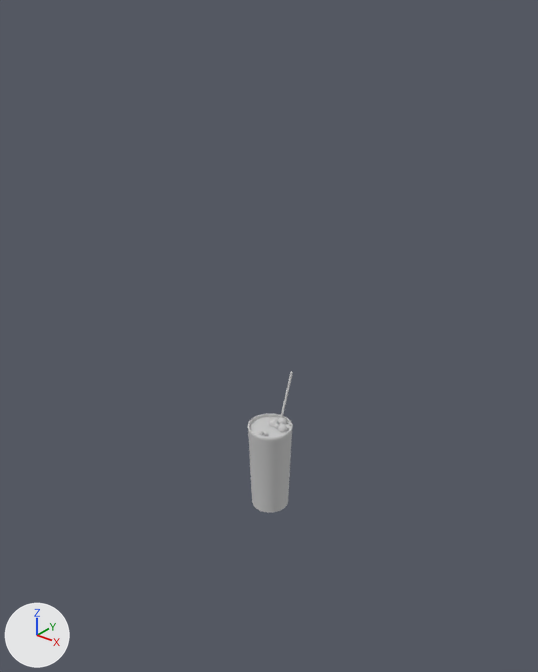
One commit to the FBX model RacoonSquad/Assets/Meshes/SM_Smoothie.FBX: the scene before it, then after it.
Rendered twice from a camera (50 mm lens) standing at (0.41, -0.514, 0.519) and looking at (-0.02, 0.023, 0.186). The axes (+X, +Y, +Z) are drawn at lower left. The lights are the same throughout.

Script lines for the objects in view, before the commit:
```python
me_mesh = bpy.data.meshes.new('Mesh')
me_mesh.from_pydata(...)  # 3972 vertices, 7904 faces; spans x -2.36..2.36, y 0.0..14.5, z -3.87..2.32
me_mesh.materials.append(mat_material__2)  # its picture is missing
ob_verre_smoothie = bpy.data.objects.new('Verre_smoothie', me_mesh)
ob_verre_smoothie.location = (0.0, 0.0, 0.0)
ob_verre_smoothie.rotation_euler = (1.571, 0.0, 0.0)  # degrees (90, 0, 0)
ob_verre_smoothie.scale = (0.01, 0.01, 0.01)
```
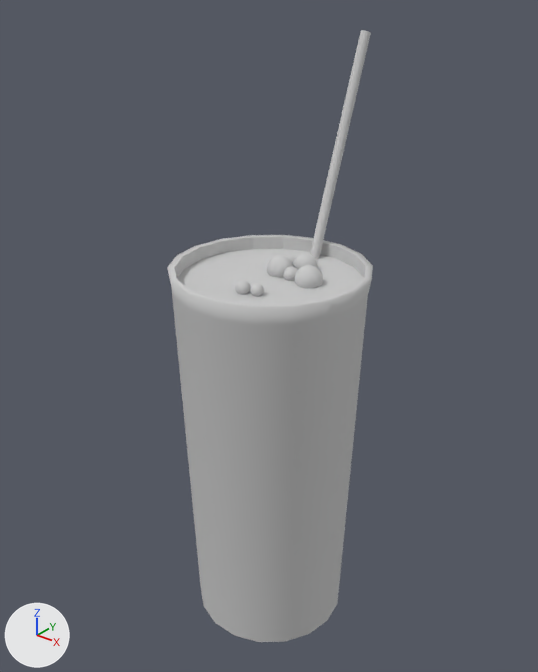
Where the change shows, as pixel boxes (x1, y1, x2, y2) in the pictures (538 x 672 px; the box of a moved part takes in the faces that stretch with it):
'Verre_smoothie', reshaped, rescaled (340% wider, 329% taller): before (247, 371, 293, 513); after (167, 30, 373, 642)
part 1 of me_mesh, moved or reshaped: before (247, 413, 293, 513); after (167, 235, 373, 642)
part 2 of me_mesh, moved or reshaped: before (259, 430, 264, 435); after (235, 280, 251, 294)
part 3 of me_mesh, moved or reshaped: before (264, 432, 268, 436); after (250, 283, 264, 296)
part 4 of me_mesh, moved or reshaped: before (278, 424, 288, 432); after (295, 265, 323, 288)
part 5 of me_mesh, moved or reshaped: before (274, 424, 279, 429); after (283, 266, 298, 281)
part 6 of me_mesh, moved or reshaped: before (269, 419, 278, 427); after (267, 255, 294, 278)
part 7 of me_mesh, moved or reshaped: before (278, 418, 286, 424); after (293, 253, 318, 269)
part 8 of me_mesh, moved or reshaped (not visible before): after (287, 255, 295, 263)
part 9 of me_mesh, moved or reshaped: before (280, 371, 293, 418); after (310, 30, 371, 259)

The change, as a diff of the scene's bpy script:
```diff
--- a/RacoonSquad/Assets/Meshes/SM_Smoothie.FBX.py
+++ b/RacoonSquad/Assets/Meshes/SM_Smoothie.FBX.py
@@ me_mesh @@
 me_mesh.from_pydata(...)  # 3972 vertices, 7904 faces; spans x -2.36..2.36, y 0.0..14.5, z -3.87..2.32
 # used by ob_verre_smoothie; location = (0.0, 0.0, 0.0); rotation_euler = (1.571, 0.0, 0.0), in degrees (90, 0, 0); scale = (0.01, 0.01, 0.01)
+# me_mesh part 1: the loose piece of 90 vertices spanning x -2.36..2.36, y 0.0..9.75, z -2.32..2.32 is scaled about its middle by 0.583, then moved by (0.0, -3.82, 0.0)
+# me_mesh part 2: the loose piece of 482 vertices spanning x -0.28..0.26, y 9.3..9.84, z 1.16..1.7 is scaled about its middle by 0.376, then moved by (0.0, -5.8, -0.87)
+# me_mesh part 3: the loose piece of 482 vertices spanning x 0.26..0.72, y 9.34..9.8, z 1.08..1.54 is scaled about its middle by 0.376, then moved by (-0.3, -5.8, -0.79)
+# me_mesh part 4: the loose piece of 482 vertices spanning x 0.73..1.73, y 9.07..10.07, z -1.04..-0.04 is scaled about its middle by 0.376, then moved by (-0.74, -5.8, 0.33)
+# me_mesh part 5: the loose piece of 482 vertices spanning x 0.22..0.79, y 9.29..9.86, z -0.8..-0.23 is scaled about its middle by 0.376, then moved by (-0.31, -5.8, 0.31)
+# me_mesh part 6: the loose piece of 482 vertices spanning x -0.63..0.37, y 9.07..10.07, z -1.22..-0.22 is scaled about its middle by 0.376, then moved by (0.08, -5.8, 0.44)
+# me_mesh part 7: the loose piece of 482 vertices spanning x -0.09..0.83, y 9.11..10.03, z -1.96..-1.04 is scaled about its middle by 0.376, then moved by (-0.23, -5.8, 0.91)
+# me_mesh part 8: the loose piece of 482 vertices spanning x -0.52..0.05, y 9.29..9.86, z -1.67..-1.09 is scaled about its middle by 0.376, then moved by (0.14, -5.8, 0.84)
+# me_mesh part 9: the loose piece of 26 vertices spanning x -0.22..0.03, y 2.43..14.5, z -3.87..0.73 is scaled about its middle by 0.561, then moved by (0.06, -5.13, 0.64)
 me_mesh.materials.append(mat_material__2)
@@ ob_verre_smoothie @@
 ob_verre_smoothie.rotation_euler = (1.571, 0.0, 0.0)  # degrees (90, 0, 0)
-ob_verre_smoothie.scale = (0.01, 0.01, 0.01)
+ob_verre_smoothie.scale = (0.07, 0.07, 0.07)
```
